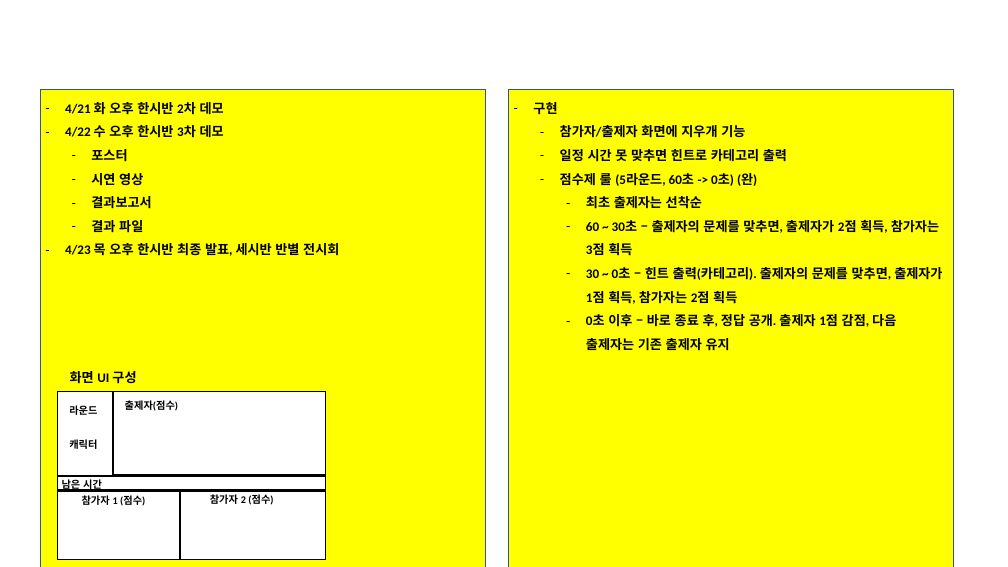
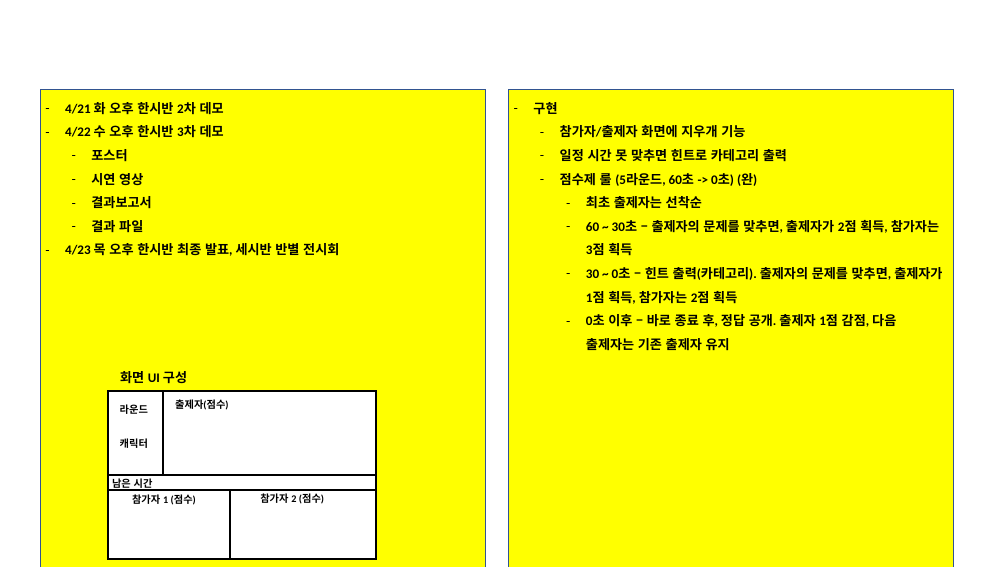
Before and after one commit to jewon1230-wq/For_transfer_files_jw, a slide deck: slide 18 of LG_부트캠프_12기_C반_프로젝트일정_및_최종제출결과물_3팀/LG_부트캠프_12기_C반_최종결과물(3팀)/결과보고서/4.LG_부트캠프_12기_C반_결과보고서(3팀)_v1.pptx (slide 16 before the commit). Drawn at 1008x567 pixels with LibreOffice and Linux fonts; fonts in the diff are those of the drawing; background and template pictures are left out. Boxes give left, top, right and bottom in pixels: in the first picture for what was removed or moved away, otherwise in the second. Text is boxed around its words. In the diff, an @@ line names an element or a change of style, - is before the commit and + after.

```diff
--- a/LG_부트캠프_12기_C반_프로젝트일정_및_최종제출결과물_3팀/LG_부트캠프_12기_C반_최종결과물(3팀)/결과보고서/4.LG_부트캠프_12기_C반_결과보고서(3팀)_v1.pptx
+++ b/LG_부트캠프_12기_C반_프로젝트일정_및_최종제출결과물_3팀/LG_부트캠프_12기_C반_최종결과물(3팀)/결과보고서/4.LG_부트캠프_12기_C반_결과보고서(3팀)_v1.pptx
@@ 7 texts, 3 lines, 2 rectangles: place and size @@
-7 texts, 3 lines, 2 rectangles at [57,371,326,560]
+7 texts, 3 lines, 2 rectangles at [108,371,376,559]
```
Also in this commit, not shown: 6 other slides changed, 2 slides added.
